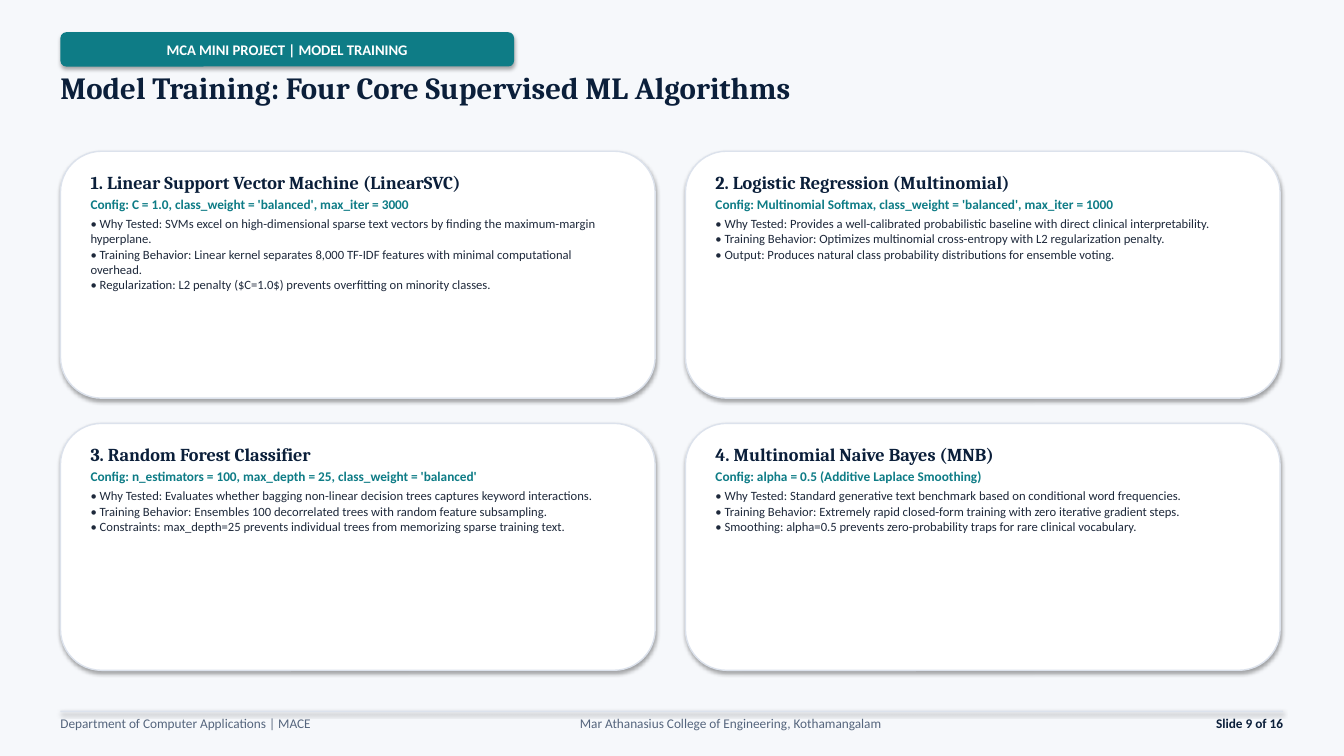
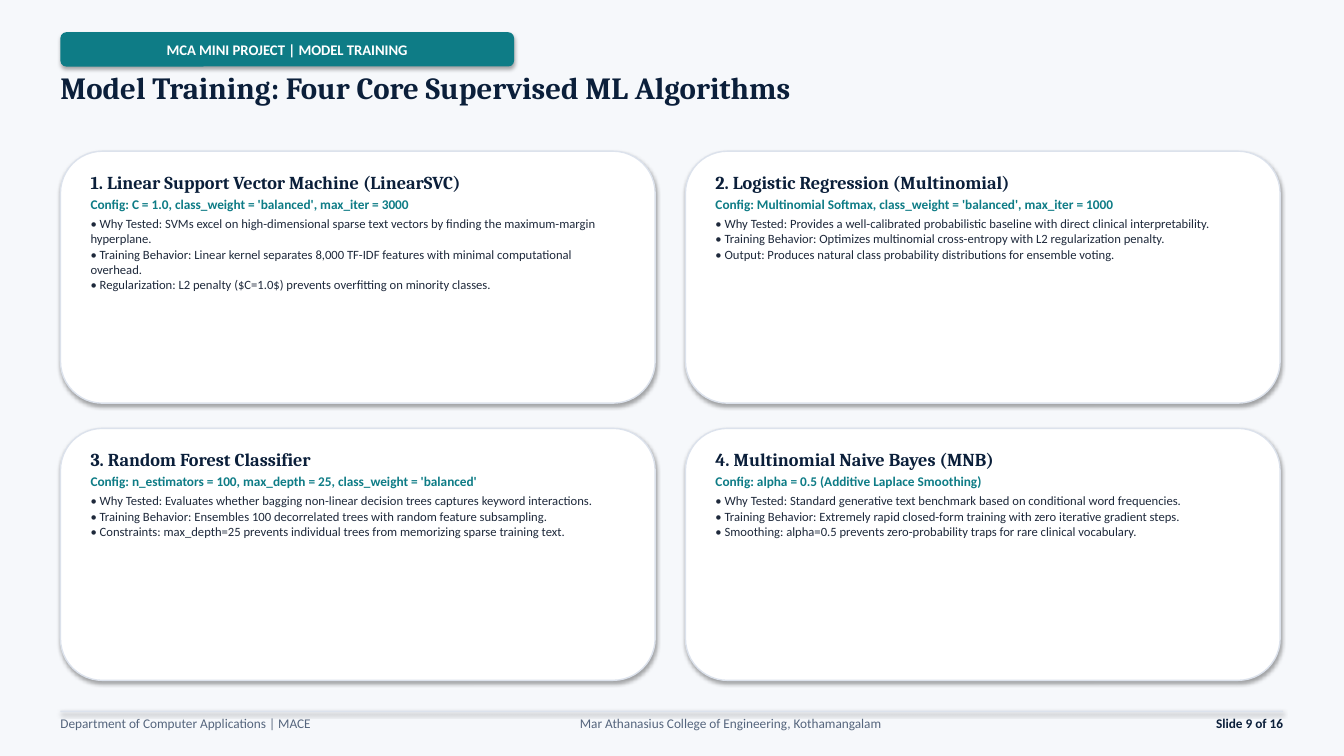
Before and after one commit to JiphinGeorge/Mini-Project-S3-MCA, a slide deck: slide 9 of model training project/2nd Presentation 30-9-2026/Medical_Specialty_Classification_Interim_Presentation_2.pptx. Drawn at 1344x756 pixels with LibreOffice and Linux fonts; fonts in the diff are those of the drawing. Boxes give left, top, right and bottom in pixels: in the first picture for what was removed or moved away, otherwise in the second. Text is boxed around its words. In the diff, an @@ line names an element or a change of style, - is before the commit and + after.

Commit message:
refactor: update presentation layout geometry and text styling to prevent overlap

```diff
--- a/model training project/2nd Presentation 30-9-2026/Medical_Specialty_Classification_Interim_Presentation_2.pptx
+++ b/model training project/2nd Presentation 30-9-2026/Medical_Specialty_Classification_Interim_Presentation_2.pptx
@@ rounded rectangle: place and size @@
-rounded rectangle at [60, 151, 655, 398]
+rounded rectangle at [60, 151, 655, 403]
@@ rounded rectangle: place and size @@
-rounded rectangle at [686, 151, 1280, 398]
+rounded rectangle at [686, 151, 1280, 403]
@@ rounded rectangle: place and size @@
-rounded rectangle at [60, 423, 655, 670]
+rounded rectangle at [60, 429, 655, 681]
@@ text "3. Random Forest Classifier": place and size @@
-text "3. Random Forest Classifier" at [91, 448, 592, 533]
+text "3. Random Forest Classifier" at [91, 453, 592, 538]
@@ rounded rectangle: place and size @@
-rounded rectangle at [686, 423, 1280, 670]
+rounded rectangle at [686, 429, 1280, 681]
@@ text "4. Multinomial Naive Bayes (MNB)": place and size @@
-text "4. Multinomial Naive Bayes (MNB)" at [715, 448, 1181, 533]
+text "4. Multinomial Naive Bayes (MNB)" at [715, 453, 1181, 538]
```
Also in this commit, not shown: 10 other slides changed, 3 other files.
